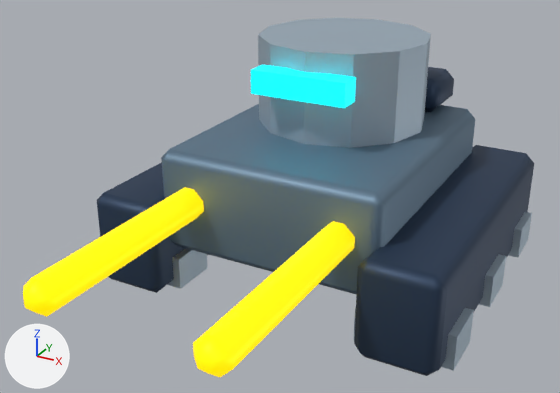
An edit to the glTF model assets/models/worker.glb, drawn before and after from the same camera.
Camera for both pictures: a 50 mm camera at (1.25, -2.68, 1.62) aimed at (-0.01, -0.38, 0.47). Arrows for +X, +Y and +Z are at lower left; the lights stay in place. The older version comes first.

The first picture shows 'Cargo rack', 'Crawler chassis', 'Optics', 'Salvage fork', 'Salvage fork.001', 'Tool turret', 'Track housing', 'Track housing.001', 'Track tread.002', 'Track tread.003', 'Track tread.004', 'Track tread.005'.
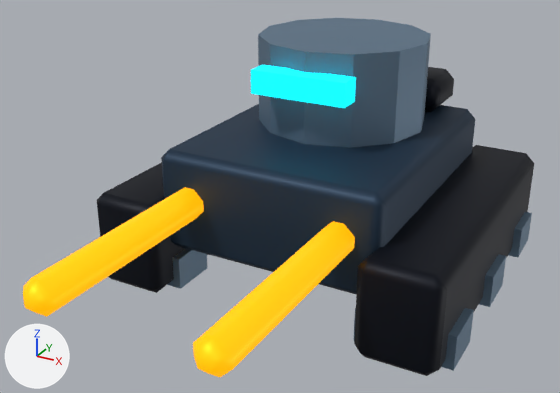
Changed parts and their boxes [x1, y1, x2, y2] in the pictures (560 x 393 px):
```json
{"object": "Crawler chassis", "change": "recoloured", "before": [161, 104, 475, 294], "after": [161, 104, 475, 294], "on screen": "blue to dark blue"}
{"object": "Track housing.001", "change": "recoloured", "before": [354, 145, 534, 376], "after": [354, 145, 534, 376], "on screen": "dark blue to black"}
{"object": "Tool turret", "change": "recoloured", "before": [258, 18, 431, 148], "after": [258, 18, 431, 148], "on screen": "darker"}
{"object": "Salvage fork.001", "change": "recoloured", "before": [193, 221, 355, 377], "after": [193, 221, 355, 377]}
{"object": "Salvage fork", "change": "recoloured", "before": [23, 187, 204, 317], "after": [23, 187, 204, 317]}
{"object": "Track housing", "change": "recoloured", "before": [97, 162, 208, 293], "after": [97, 162, 208, 293], "on screen": "dark blue to black"}
{"object": "Track tread.005", "change": "recoloured", "before": [354, 308, 474, 371], "after": [354, 308, 474, 371]}
{"object": "Track tread.002", "change": "recoloured", "before": [167, 249, 207, 289], "after": [167, 249, 207, 289], "on screen": "light grey to blue"}
{"object": "Cargo rack", "change": "recoloured", "before": [425, 67, 454, 112], "after": [425, 67, 454, 112], "on screen": "dark blue to black"}
{"object": "Track tread.004", "change": "recoloured", "before": [479, 254, 506, 307], "after": [479, 254, 506, 307], "on screen": "darker"}
{"object": "Track tread.003", "change": "recoloured", "before": [508, 212, 532, 257], "after": [508, 212, 532, 257], "on screen": "darker"}
```

The change, as JSON lines over the scene's bpy script:
```json
{"op": "set", "path": "mat_armor.base_color", "old": "(0.149, 0.235, 0.322)", "new": "(0.0194, 0.0452, 0.0844)", "note": "blue #6c859a -> dark blue #263c52"}
{"op": "set", "path": "mat_dark.base_color", "old": "(0.0314, 0.0588, 0.114)", "new": "(0.00243, 0.00478, 0.0123)", "note": "dark blue #32455f -> black #080f1d"}
{"op": "set", "path": "mat_edge.base_color", "old": "(0.412, 0.51, 0.596)", "new": "(0.141, 0.223, 0.314)", "note": "light grey #acbdcb -> blue #698298"}
{"op": "set", "path": "mat_amber.emission_color", "old": "(1.0, 0.667, 0.0)", "new": "(1.0, 0.402, 0.0)", "note": "yellow #ffd500 -> orange #ffaa00"}
```
